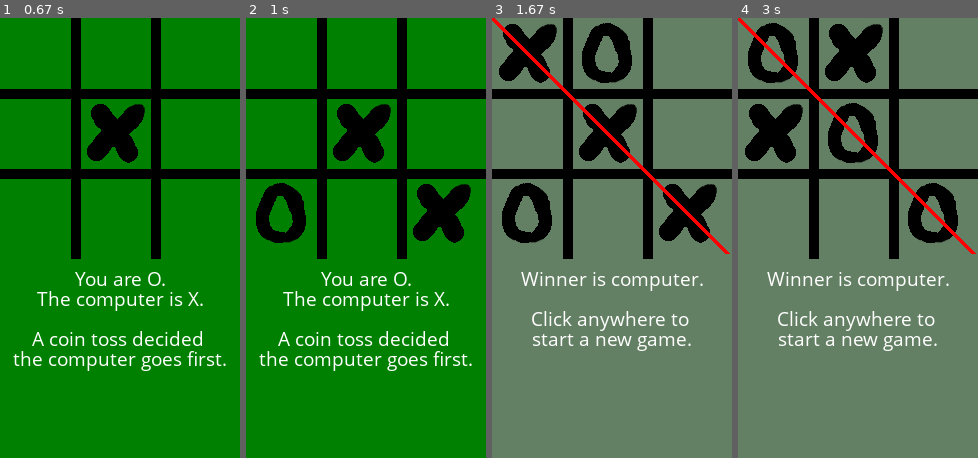
Above: before the commit, frames 1-4 (left to right).
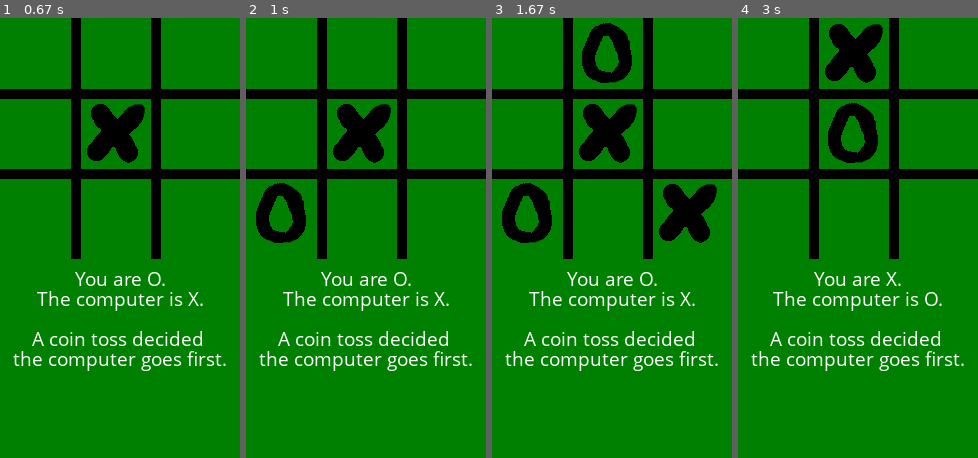
Above: after the commit, the same moments.

Repository: JulieDeeley/Tic-Tac-Toe-with-pygame
Game: pygame game, started from tictac 2d with graphics reorg.py
Same seed, same stepped clock (60 frames per second), same inputs: the game is played once before the commit and once after it.
Inputs (mouse positions are in pixels of both pictures, inside the frame that each line leads up to):
- Up to frame 1 (0.67 s): click (182, 361) at 0.38 s
- Up to frame 2 (1 s): click (308, 242) at 0.72 s
- Up to frame 3 (1.67 s): click (648, 84) at 1.05 s
- Up to frame 4 (3 s): click (846, 352) at 1.88 s; click (790, 361) at 2.22 s; click (819, 92) at 2.55 s; click (766, 141) at 2.88 s

Frame 1 is identical in both runs. In frame 2, 2.1% of the frame differs, in the area x 69-94%, y 37-52%; in frame 3, 84%; in frame 4, 88%, in the area x 0-100%, y 0-100%.

Commit message:
Add files via upload

Diff:
--- a/tictac 2d with graphics reorg.py
+++ b/tictac 2d with graphics reorg.py
@@ -3,13 +3,13 @@
 import random
 import math
 import copy
-import time
-# draft version first pygame July 5 2018
+
+# draft version first pygame July 6 2018
 # very messy experimental version
 
 # timer
 clock = pygame.time.Clock()
-current_time = pygame.time.get_ticks()
+# current_time = pygame.time.get_ticks()
 # Set the HEIGHT and WIDTH of the open game window
 SCREEN_WIDTH = 240
 SCREEN_HEIGHT = 440
@@ -63,14 +63,19 @@
 
 
 def draw_symbols(grid):  # draw the xs and os
+    a_dict = {'X': x_img, 'O': o_img}
     for index_y, column in enumerate(grid):  # upper-left co-ords of 3x3 grid
         for index_x, cell in enumerate(grid):
-            if grid[index_y][index_x] == 'X':  # note, yes they are reversed to place graphics!
-                screen.blit(x_img, ((index_x * SQUARE)+(.5*LINE_WIDTH),
-                                    (index_y * SQUARE)+.5*LINE_WIDTH))
-            elif grid[index_y][index_x] == 'O':
-                screen.blit(o_img, ((index_x * SQUARE)+(.5*LINE_WIDTH),
-                                    (index_y * SQUARE)+.5*LINE_WIDTH))
+            if grid[index_y][index_x] != ' ':
+                screen.blit(a_dict[grid[index_y][index_x]], ((index_x * SQUARE)+(.5*LINE_WIDTH),
+                                                             (index_y * SQUARE)+.5*LINE_WIDTH))
+
+            # if grid[index_y][index_x] == 'X':  # note, yes they are reversed to place graphics!
+            #     screen.blit(x_img, ((index_x * SQUARE)+(.5*LINE_WIDTH),
+            #                         (index_y * SQUARE)+.5*LINE_WIDTH))
+            # elif grid[index_y][index_x] == 'O':
+            #     screen.blit(o_img, ((index_x * SQUARE)+(.5*LINE_WIDTH),
+            #                         (index_y * SQUARE)+.5*LINE_WIDTH))
 # if cell != ' ':
 # ....screen.blit({'X': x_img, 'O': o_img}[cell],
 
@@ -83,12 +88,12 @@
     # below are square buttons to screen, made lighter on mouse over, effect is similar to non commented code
     # pygame.draw.rect(screen, color, (x, y, width, height), line_thickness, 0 for filled) <-comment to remind
     mouse_x, mouse_y = pygame.mouse.get_pos()
-    # if 150 + 65 > mouse[0] > 150 and 310 + 65 > mouse[1] > 310:
+    # if 150 + 65 > mouse_x > 150 and 310 + 65 > mouse_y > 310:
     #     pygame.draw.rect(screen, LIGHT_BLUE, (150, 310, 65, 65), 0)
     # else:
     #     pygame.draw.rect(screen, BLUE, (150, 310, 65, 65), 0)
     #
-    # if 20 + 65 > mouse[0] > 20 and 310 + 65 > mouse[1] > 310:
+    # if 20 + 65 > mouse_x > 20 and 310 + 65 > mouse_y > 310:
     #     pygame.draw.rect(screen, LIGHT_RED, (20, 310, 65, 65), 0)
     # else:
     #     pygame.draw.rect(screen, RED, (20, 310, 65, 65), 0)
@@ -254,7 +259,7 @@
 # ....# Diagonal
 # -----------------------------------------
 
-
+#
 # def pause():
 #     print('before', pygame.time.get_ticks())
 #     ticks = pygame.time.get_ticks()
@@ -270,7 +275,6 @@
         # game states
         conclusion = 'none'  # to be used for tied or won
         game_is_in_play = True
-        welcome_is_over = False
         player_is_not_done = True
         win = False
 
@@ -279,8 +283,8 @@
         computers_symbol = 'X'
         coin_toss_winner = goes_first()
         current_player = coin_toss_winner
-        delay = 300 # ms of time
-
+        delay = 500  # ms of time
+        current_time = pygame.time.get_ticks()
         while player_is_not_done:
             # -----Event Handling-----
             for event in pygame.event.get():
@@ -301,22 +305,19 @@
                     column = pos[0] // SQUARE  # Change the x/y screen coordinates to grid coordinates
                     row = pos[1] // SQUARE  # note this is mouse_x!! not y
                     # print("Click ", pos, "Grid coordinates: ", row, column)
-                    if not welcome_is_over:
+                    if players_symbol not in('X', 'O'):
                         if pos[0] in range(150, 150+65) and pos[1] in range(310, 310+65):
                             players_symbol = 'O'
                         if pos[0] in range(20, 20+65) and pos[1] in range(310, 310+65):
                             players_symbol = 'X'
                             computers_symbol = 'O'
-            current_time = pygame.time.get_ticks()
 
             # -----Game Logic-----
-            if players_symbol in('X', 'O'):
-                welcome_is_over = True
-
-            if welcome_is_over and game_is_in_play:
+
+            if players_symbol in('X', 'O') and game_is_in_play:
                 if current_player == 'player' and row < 3 and space_is_open(grid, row, column):
-                    grid[row][column] = players_symbol  # Set that array location to player's move
-                    current_time = pygame.time.get_ticks()
+                    grid[row][column] = players_symbol      # Set that array location to player's move
+                    current_time = pygame.time.get_ticks()  # set the time at player's move
                     win = is_win(grid, players_symbol)  # get the win co-ords so can draw line on win
                     if win:
                         conclusion = 'win'
@@ -329,24 +330,24 @@
 
                 if current_player == 'computer':  # note: Do NOT change to elif...
                     now_time = pygame.time.get_ticks()
-                    # if now_time > current_time + delay:
-                    grid = computers_move(grid, computers_symbol, players_symbol)
-                    win = is_win(grid, computers_symbol)
-                    if win:
-                        conclusion = 'win'
-                        game_is_in_play = False
-                    if is_tie(grid):
-                        conclusion = 'tie'
-                        game_is_in_play = False
-                    if game_is_in_play:
-                        current_player = 'player'
+                    if now_time > current_time + delay:
+                        grid = computers_move(grid, computers_symbol, players_symbol)
+                        win = is_win(grid, computers_symbol)
+                        if win:
+                            conclusion = 'win'
+                            game_is_in_play = False
+                        if is_tie(grid):
+                            conclusion = 'tie'
+                            game_is_in_play = False
+                        if game_is_in_play:
+                            current_player = 'player'
 
             # -----Drawing-----
             screen.fill(GREEN)
             draw_xo_board()  # display the board hash graphic
 
             if game_is_in_play:
-                if not welcome_is_over:
+                if players_symbol not in('X', 'O'):
                     draw_intro_buttons()
                 else:
                     draw_who_starts_info(players_symbol, computers_symbol, coin_toss_winner)
